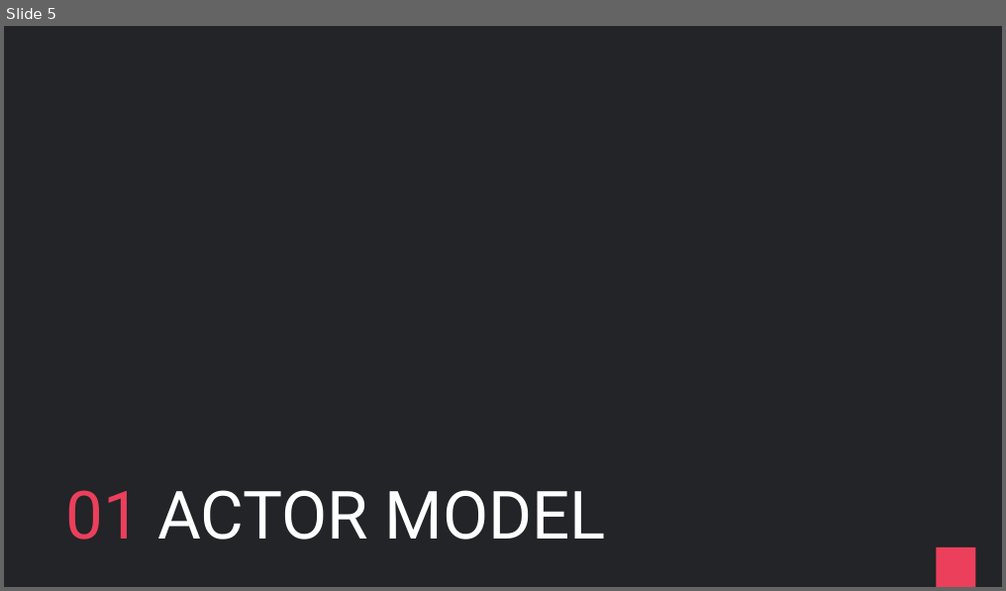
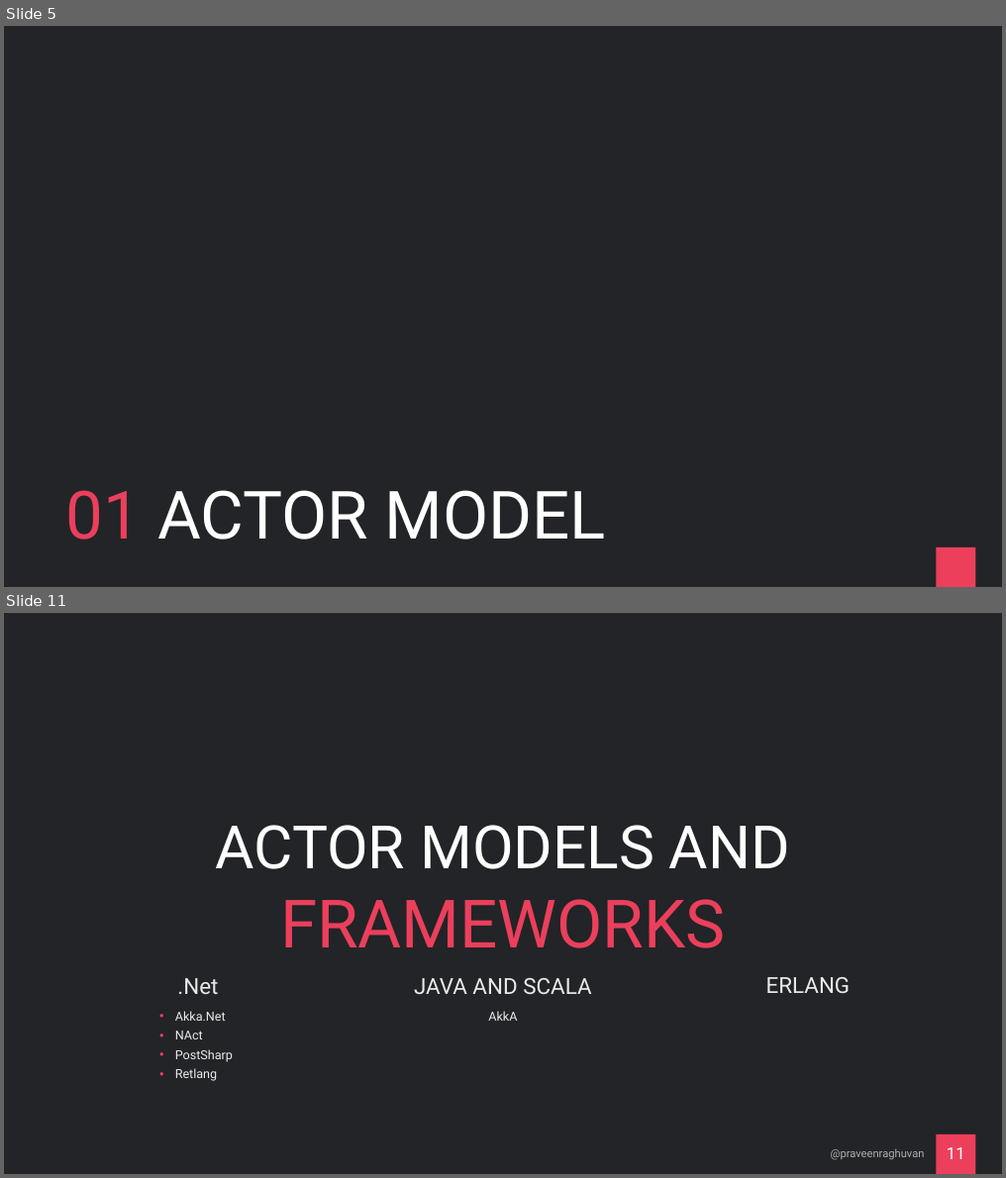
Before and after one commit to praveenraghuvanshi/tech-sessions, a slide deck: drafts/Orleans/ppt/Orleans_draft.pptx. Shown one above the other, each under a label of ours: slide 5 before the commit, slides 5 and 11 after it; the slides between them are not shown. The pictures are 1006x591 and 1006x1178 pixels, drawn with LibreOffice and Linux fonts; fonts in the diff are those of the drawing; background and template pictures are left out. Boxes give left, top, right and bottom in pixels: in the first picture for what was removed or moved away, otherwise in the second. Text is boxed around its words. In the diff, an @@ line names an element or a change of style, - is before the commit and + after.

```diff
--- a/drafts/Orleans/ppt/Orleans_draft.pptx
+++ b/drafts/Orleans/ppt/Orleans_draft.pptx
@@ slide 11 added at (4, 613, 1002, 1174), background #222427; not listed: 1 template element that a slide beside it also shows @@
@@ title added at (215, 825, 790, 949), 86.4 pt, text #FFFFFF @@
+ACTOR MODELS AND FRAMEWORKS
@@ text added at (177, 978, 218, 994), 32 pt, text #EAEAEA @@
+.Net
@@ text added at (414, 978, 591, 994), 32 pt, text #EAEAEA @@
+JAVA AND SCALA
@@ text added at (766, 977, 850, 993), 32 pt, text #EAEAEA @@
+ERLANG
@@ text added at (175, 1011, 233, 1081), 18 pt, text #EAEAEA @@
+• Akka.Net
+• NAct
+• PostSharp
+• Retlang
@@ text added at (488, 1011, 517, 1021), 18 pt, text #EAEAEA @@
+AkkA
@@ text added at (831, 1150, 925, 1160), 16 pt, text #B0B0B0 @@
+@praveenraghuvan
@@ page number added at (946, 1148, 965, 1159), 24 pt, text #FFFFFF @@
+11
```
Also in this commit, not shown: 5 slides changed, 7 other slides added, 19 other files.
